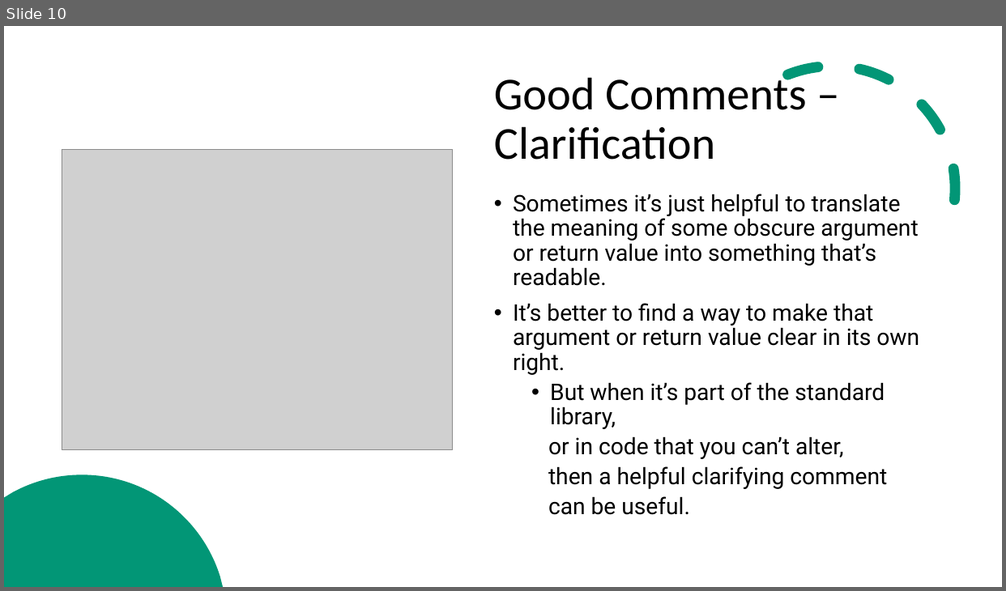
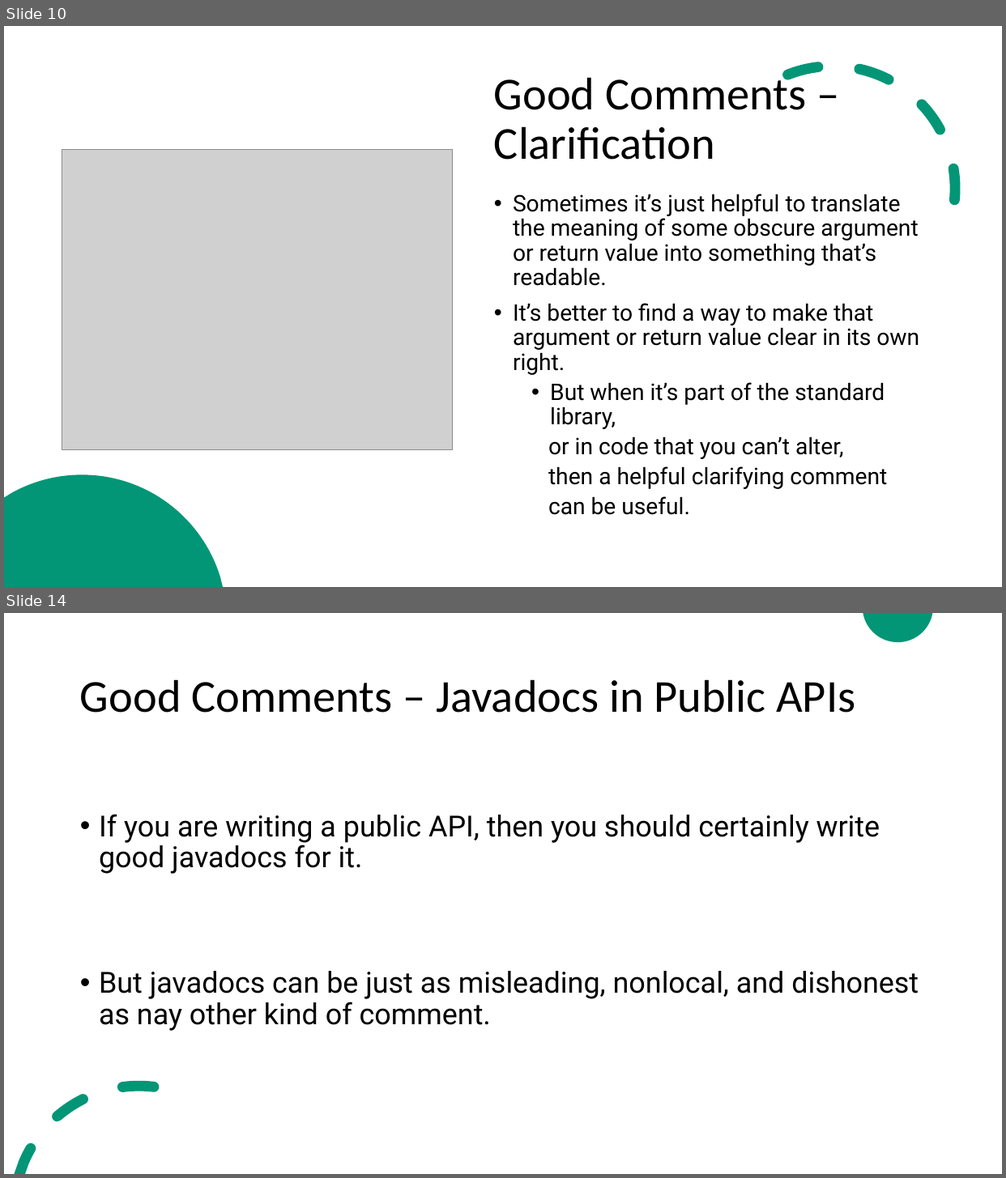
Before and after one commit to ZeinaZayed4/clean-code, a slide deck: Clean Code - Chapter 4.pptx. Shown one above the other, each under a label of ours: slide 10 before the commit, slides 10 and 14 after it; the slides between them are not shown. The pictures are 1006x591 and 1006x1178 pixels, drawn with LibreOffice and Linux fonts; fonts in the diff are those of the drawing; grey boxes stand for pictures. Boxes give left, top, right and bottom in pixels: in the first picture for what was removed or moved away, otherwise in the second. Text is boxed around its words. In the diff, an @@ line names an element or a change of style, - is before the commit and + after.

```diff
--- a/Clean Code - Chapter 4.pptx
+++ b/Clean Code - Chapter 4.pptx
@@ slide 14 added at (x1=4, y1=613, x2=1002, y2=1174), background #FFFFFF; not listed: 2 template elements that a slide beside it also shows @@
@@ title added at (x1=80, y1=679, x2=855, y2=713), 44 pt, text #000000 @@
+Good Comments – Javadocs in Public APIs
@@ text added at (x1=99, y1=814, x2=918, y2=1031), 28 pt, text #000000 @@
+• If you are writing a public API, then you should certainly write good javadocs for it.
+• But javadocs can be just as misleading, nonlocal, and dishonest as nay other kind of comment.
```
Also in this commit, not shown: 7 other slides added.
